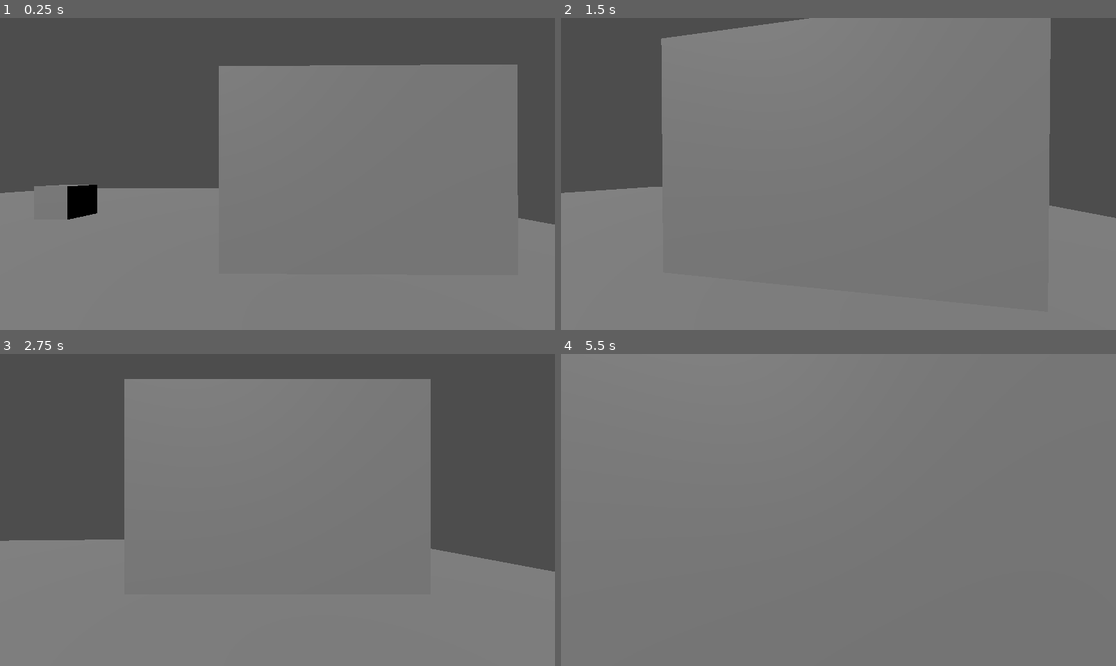
Above: before the commit, frames 1-4 (two rows, left to right).
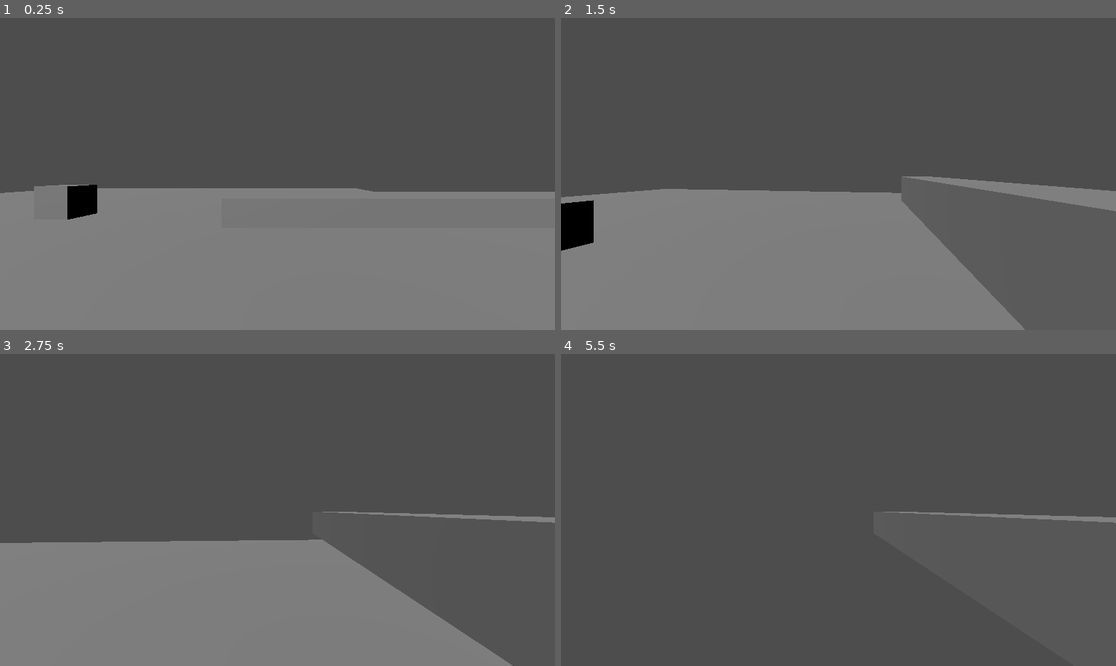
Above: after the commit, the same moments.

Repository: ILikeSloths24/jamegamgamejam
Game: Godot game, scene res://SCENES/ROOM.tscn
Same seed, same stepped clock (60 frames per second), same inputs: the game is played once before the commit and once after it. The project has no main scene, so this scene is started directly.
Inputs (mouse positions are in pixels of both pictures, inside the frame that each line leads up to):
- Up to frame 1 (0.25 s): no input
- Up to frame 2 (1.5 s): tap Enter at 0.5 s; move the mouse to (866, 174) at 0.52 s; hold F (attach_object) 0.53-1.28 s; hold W (move_forward) from 0.53 s (still down); tap Space (jump) at 0.77 s; tap E (interact) at 0.8, 1.35 s; move the mouse to (810, 174) at 1.27 s
- Up to frame 3 (2.75 s): keep holding W (move_forward); tap Space (jump) at 1.52 s; tap F (attach_object) at 1.55 s; move the mouse to (288, 503) at 2.02 s; hold F (attach_object) from 2.03 s (still down); tap E (interact) at 2.3 s
- Up to frame 4 (5.5 s): keep holding W (move_forward); tap Space (jump) at 2.75, 3.02, 3.77, 4.52 s; move the mouse to (832, 516) at 2.77 s; release F (attach_object) at 2.78 s; tap E (interact) at 2.85, 3.8 s; tap F (attach_object) at 3.05, 4.35 s; move the mouse to (877, 513) at 3.52 s; hold Shift 3.53-4.28 s; move the mouse to (794, 506) at 4.27 s; move the mouse to (844, 510) at 5.02 s; hold E (interact) from 5.03 s (still down)

The runs differ from the first frame. In frame 1, 22% of the frame differs, in the area x 39-100%, y 14-67%; in frame 2, 51%; in frame 3, 37%; in frame 4, 100%, in the area x 0-100%, y 0-100%.

Commit message:
trying to get my blender files to work :(

Diff:
--- a/get-the-cookie!/SCENES/ROOM.tscn
+++ b/get-the-cookie!/SCENES/ROOM.tscn
@@ -2,6 +2,7 @@
 
 [ext_resource type="PackedScene" uid="uid://bleeghy26oxvb" path="res://SCENES/player.tscn" id="1_y50dn"]
 [ext_resource type="PackedScene" uid="uid://cf1qwxa04ldje" path="res://SCENES/pickup_book.tscn" id="2_pioda"]
+[ext_resource type="PackedScene" uid="uid://4xrcam63xksl" path="res://SCENES/pickup_ruler.tscn" id="3_pioda"]
 
 [sub_resource type="BoxShape3D" id="BoxShape3D_eplht"]
 size = Vector3(30, 1, 30)
@@ -32,7 +33,10 @@
 transform = Transform3D(0.8660254, 0.35355338, -0.35355338, 0, 0.70710677, 0.70710677, 0.5, -0.6123724, 0.6123724, 0, 0, 0)
 
 [node name="StaticBody3D" parent="." unique_id=608150814 instance=ExtResource("2_pioda")]
-transform = Transform3D(2.6621242, 0, 0, 0, 9.356573, 0, 0, 0, 1.7352014, 8.002001, 2.3369746, 2.9818537)
+transform = Transform3D(1.3909649, 0, 0, 0, 2.7365875, 0, 0, 0, 1.1783447, 8.002001, 1.2949586, 2.9818537)
 
 [node name="PickupBook" parent="." unique_id=1728133733 instance=ExtResource("2_pioda")]
 transform = Transform3D(1, 0, 0, 0, 1, 0, 0, 0, 1, 10.5456705, 2.1136904, 1.6897416)
+
+[node name="PickupRuler" parent="." unique_id=1161360837 instance=ExtResource("3_pioda")]
+transform = Transform3D(0.6877746, 0, 0, 0, 0.8060161, 0, 0, 0, 0.6209987, -9, 1, 5)
--- a/get-the-cookie!/SCENES/pickup_book.tscn
+++ b/get-the-cookie!/SCENES/pickup_book.tscn
@@ -1,24 +1,24 @@
 [gd_scene format=3 uid="uid://cf1qwxa04ldje"]
 
-[sub_resource type="BoxMesh" id="BoxMesh_c7pwc"]
-size = Vector3(1.5, 0.3, 1)
-
 [sub_resource type="BoxShape3D" id="BoxShape3D_7oi8n"]
-size = Vector3(1.5, 0.3, 1)
+size = Vector3(8.5979, 0.3, 1)
 
 [sub_resource type="BoxShape3D" id="BoxShape3D_t56jo"]
-size = Vector3(1.6, 0.4, 1.1)
+size = Vector3(8.7208, 0.4, 1.1)
 
 [node name="PickupBook" type="RigidBody3D" unique_id=1728133733 groups=["pickupable"]]
 continuous_cd = true
 
-[node name="MeshInstance3D" type="MeshInstance3D" parent="." unique_id=167578958]
-mesh = SubResource("BoxMesh_c7pwc")
+[node name="CSGBox3D" type="CSGBox3D" parent="." unique_id=763752817]
+transform = Transform3D(1, 0, 0, 0, 1, 0, 0, 0, 1, -0.09509277, -0.3182373, 1.8718052)
+size = Vector3(8.70874, 0.3635254, 1)
 
 [node name="CollisionShape3D" type="CollisionShape3D" parent="." unique_id=993532036]
+transform = Transform3D(1, 0, 0, 0, 1, 0, 0, 0, 1, -0.11462402, -0.27852547, 1.8978801)
 shape = SubResource("BoxShape3D_7oi8n")
 
 [node name="AttatchArea" type="Area3D" parent="." unique_id=401779342]
 
 [node name="CollisionShape3D" type="CollisionShape3D" parent="AttatchArea" unique_id=1564229559]
+transform = Transform3D(1, 0, 0, 0, 1, 0, 0, 0, 1, -0.10151398, -0.30936623, 1.9028912)
 shape = SubResource("BoxShape3D_t56jo")
--- /dev/null
+++ b/get-the-cookie!/SCENES/pickup_ruler.tscn
@@ -0,0 +1,16 @@
+[gd_scene format=3 uid="uid://4xrcam63xksl"]
+
+[ext_resource type="PackedScene" uid="uid://cvpcmqvh6emws" path="res://ASSETS/Blender assets/ruler.glb" id="1_ofx11"]
+
+[sub_resource type="BoxShape3D" id="BoxShape3D_u54cc"]
+size = Vector3(3.533081, 1, 16.13208)
+
+[node name="PickupRuler" type="RigidBody3D" unique_id=1161360837 groups=["pickupable"]]
+transform = Transform3D(-4.371139e-08, 0, 1, 0, 1, 0, -1, 0, -4.371139e-08, 0, 0, 0)
+
+[node name="CollisionShape3D" type="CollisionShape3D" parent="." unique_id=1832000053]
+transform = Transform3D(1, 0, 0, 0, 1, 0, 0, 0, 1, 0.011291504, 0, -0.03137207)
+shape = SubResource("BoxShape3D_u54cc")
+
+[node name="ruler" parent="." unique_id=144188739 instance=ExtResource("1_ofx11")]
+transform = Transform3D(0.4276396, 0, 0, 0, 0.4839917, 0, 0, 0, 0.4039995, 0, 0, 0)
--- a/get-the-cookie!/player.gd
+++ b/get-the-cookie!/player.gd
@@ -31,7 +31,7 @@
 				$Camera3D/HoldPoint.add_child(held_object)
 
 				held_object.position = Vector3.ZERO
-				held_object.rotation = Vector3.ZERO
+				held_object.rotation_degrees = Vector3(0, 90, 0)
 				return
 
 func drop_object():
@@ -64,7 +64,7 @@
 				body.global_position
 			)
 
-			if distance < 1.5:
+			if distance < 5:
 				target = body
 				break
 
@@ -74,11 +74,12 @@
 
 	var book = held_object
 	var saved_transform = book.global_transform
+
+	held_object = null
 	$Camera3D/HoldPoint.remove_child(book)
 	get_tree().current_scene.add_child(book)
 	book.global_transform = saved_transform
 	book.freeze = false
-	held_object = null
 
 	var joint = Generic6DOFJoint3D.new()
 	get_tree().current_scene.add_child(joint)
--- a/get-the-cookie!/project.godot
+++ b/get-the-cookie!/project.godot
@@ -13,6 +13,10 @@
 config/name="Get the cookie!"
 config/features=PackedStringArray("4.6", "Forward Plus")
 config/icon="res://icon.svg"
+
+[filesystem]
+
+import/blender/enabled=false
 
 [input]
 
Binary file added: get-the-cookie!/ASSETS/Blender assets/ruler.glb
Not shown, added: get-the-cookie!/ASSETS/Blender assets/ruler.glb.import
